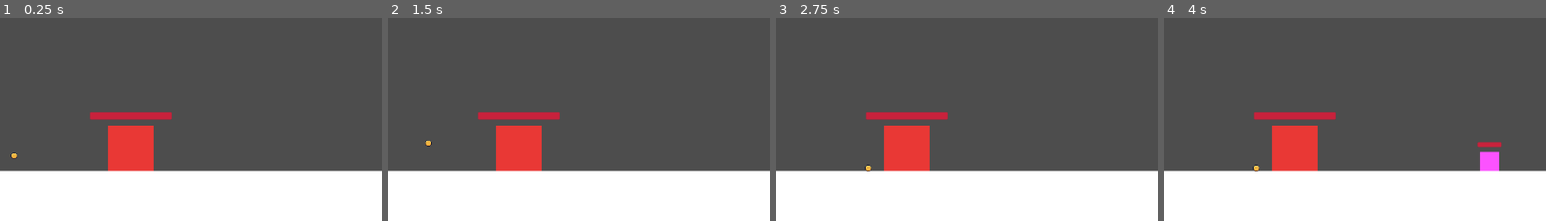
Above: before the commit, frames 1-4 (left to right).
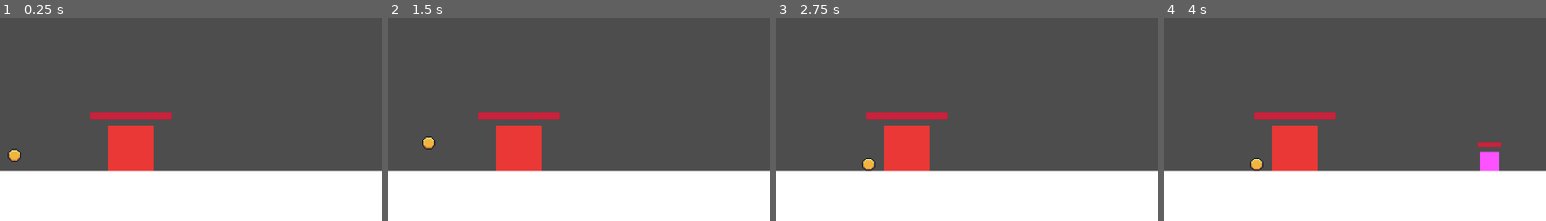
Above: after the commit, the same moments.

Repository: Caneris/Foxhold
Game: Godot game, scene res://scenes/main.tscn
Two runs of this game, one before a commit and one after it. Both use one fixed random seed, a clock stepped at 60 frames per second and the inputs below.
Inputs (mouse positions are % of the whole screen's width and height, from its top left):
- Up to frame 1 (0.25 s): no input
- Up to frame 2 (1.5 s): tap Enter at 0.5 s; drag from (50, 82) to (60, 24) at 0.52 s; tap Space at 1.25 s; drag from (35, 87) to (45, 68) at 1.27 s
- Up to frame 3 (2.75 s): move the mouse to (91, 85) at 2.02 s; click (91, 85) at 2.17 s
- Up to frame 4 (4 s): drag from (45, 68) to (20, 31) at 2.77 s; drag from (90, 85) to (50, 82) at 3.52 s
The pictures show only the part of the screen within x 33-83%, y 50-100%; the shares and areas given below are measured in that part.

The runs differ from the first frame. In frame 1, 0.2% of the frame differs, in the area x 2-6%, y 64-71%; in frame 2, 0.2%; in frame 3, 0.2%, in the area x 22-26%, y 69-76%; in frame 4, 0.2%.

Commit message:
worked on coin scene

Diff:
--- a/scenes/coin.tscn
+++ b/scenes/coin.tscn
@@ -53,21 +53,23 @@
 "speed": 8.0
 }]
 
-[sub_resource type="RectangleShape2D" id="RectangleShape2D_kfxoj"]
-size = Vector2(11, 11)
+[sub_resource type="CircleShape2D" id="CircleShape2D_i64fm"]
+radius = 12.0
 
 [node name="Coin" type="RigidBody2D" groups=["coin", "item"]]
 collision_layer = 8
 collision_mask = 11
+mass = 3.0
 script = ExtResource("1_i64fm")
 max_throw_speed = 500.0
 min_throw_speed = 300.0
 
 [node name="AnimatedSprite2D" type="AnimatedSprite2D" parent="."]
 texture_filter = 1
+position = Vector2(1, -1)
+scale = Vector2(2, 2)
 sprite_frames = SubResource("SpriteFrames_xmuha")
 frame_progress = 0.569891
 
 [node name="CollisionShape2D" type="CollisionShape2D" parent="."]
-position = Vector2(-0.5, 0.5)
-shape = SubResource("RectangleShape2D_kfxoj")
+shape = SubResource("CircleShape2D_i64fm")
